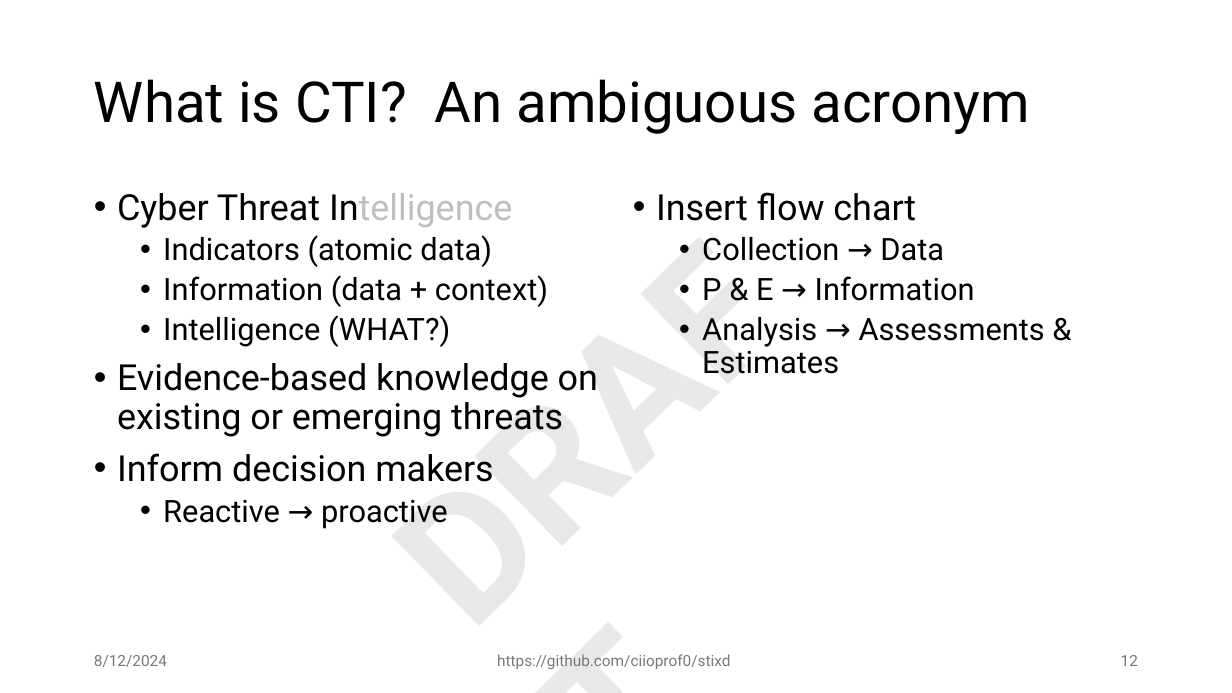
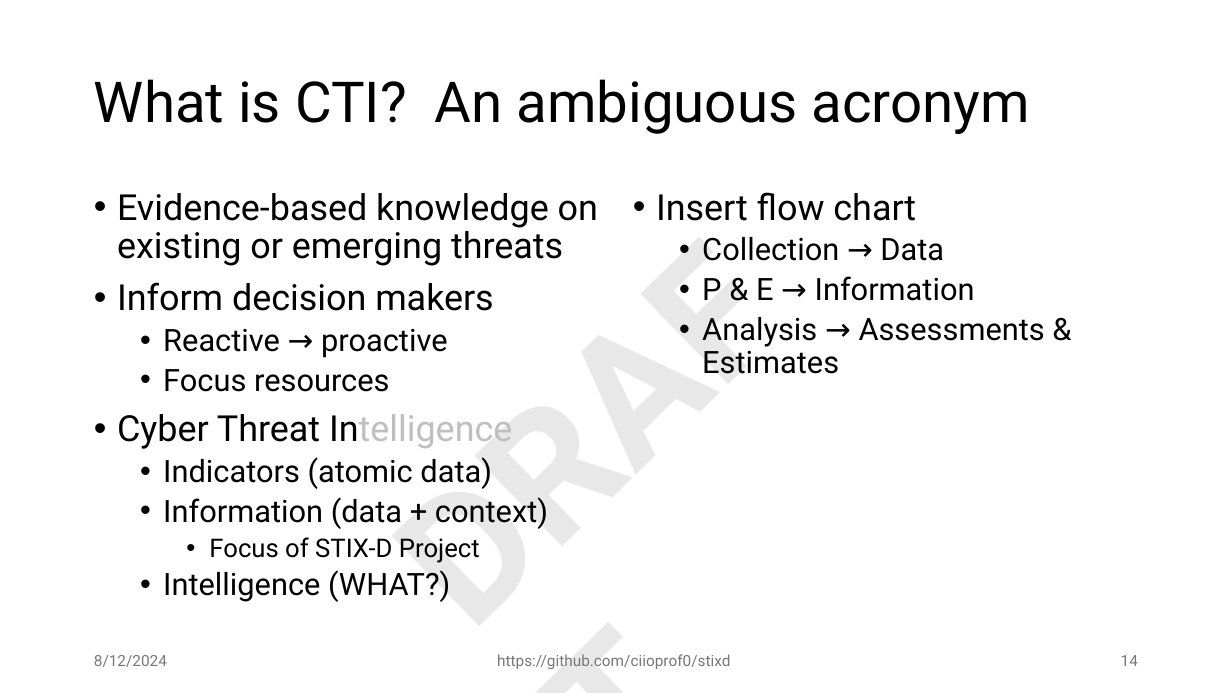
Before and after one commit to ciioprof0/stixd, a slide deck: slide 14 of docs/stixd_demo.pptx (slide 12 before the commit). Drawn at 1232x693 pixels with LibreOffice and Linux fonts; fonts in the diff are those of the drawing. Boxes give left, top, right and bottom in pixels: in the first picture for what was removed or moved away, otherwise in the second. Text is boxed around its words. In the diff, an @@ line names an element or a change of style, - is before the commit and + after.

Commit message:
Updated slides

```diff
--- a/docs/stixd_demo.pptx
+++ b/docs/stixd_demo.pptx
@@ text at [117, 193, 598, 392]: paragraphs added @@
+• Evidence-based knowledge on existing or emerging threats
+• Inform decision makers
+  • Reactive → proactive
+  • Focus resources
@@ text at [117, 363, 598, 529]: paragraphs removed @@
-• Evidence-based knowledge on existing or emerging threats
-• Inform decision makers
-  • Reactive → proactive
@@ text at [209, 537, 480, 563]: paragraph added @@
+    • Focus of STIX-D Project
@@ page number at [1121, 655, 1138, 666]: text changed @@
-12
+14
```
Also in this commit, not shown: 11 other slides changed, 3 slides added, 1 slide removed.
